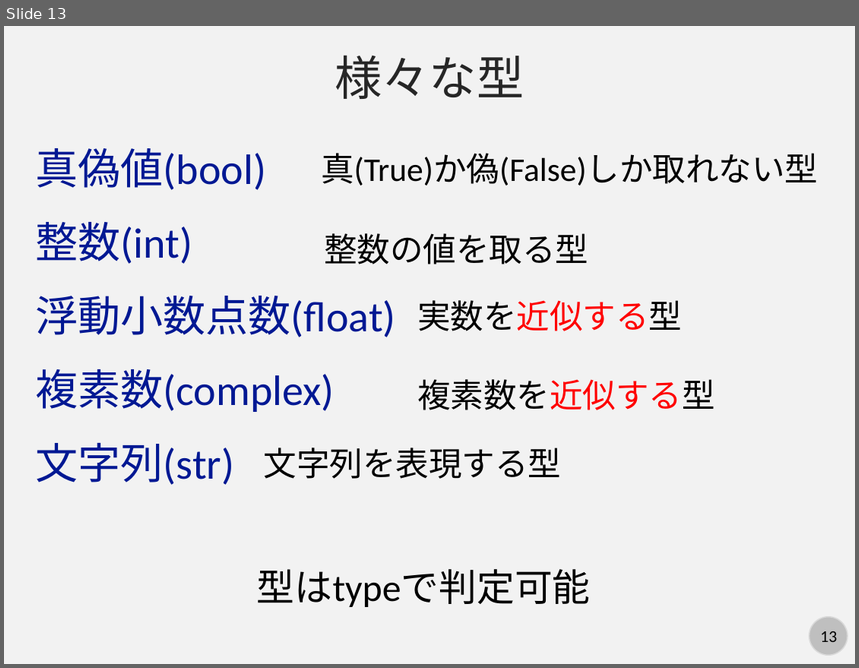
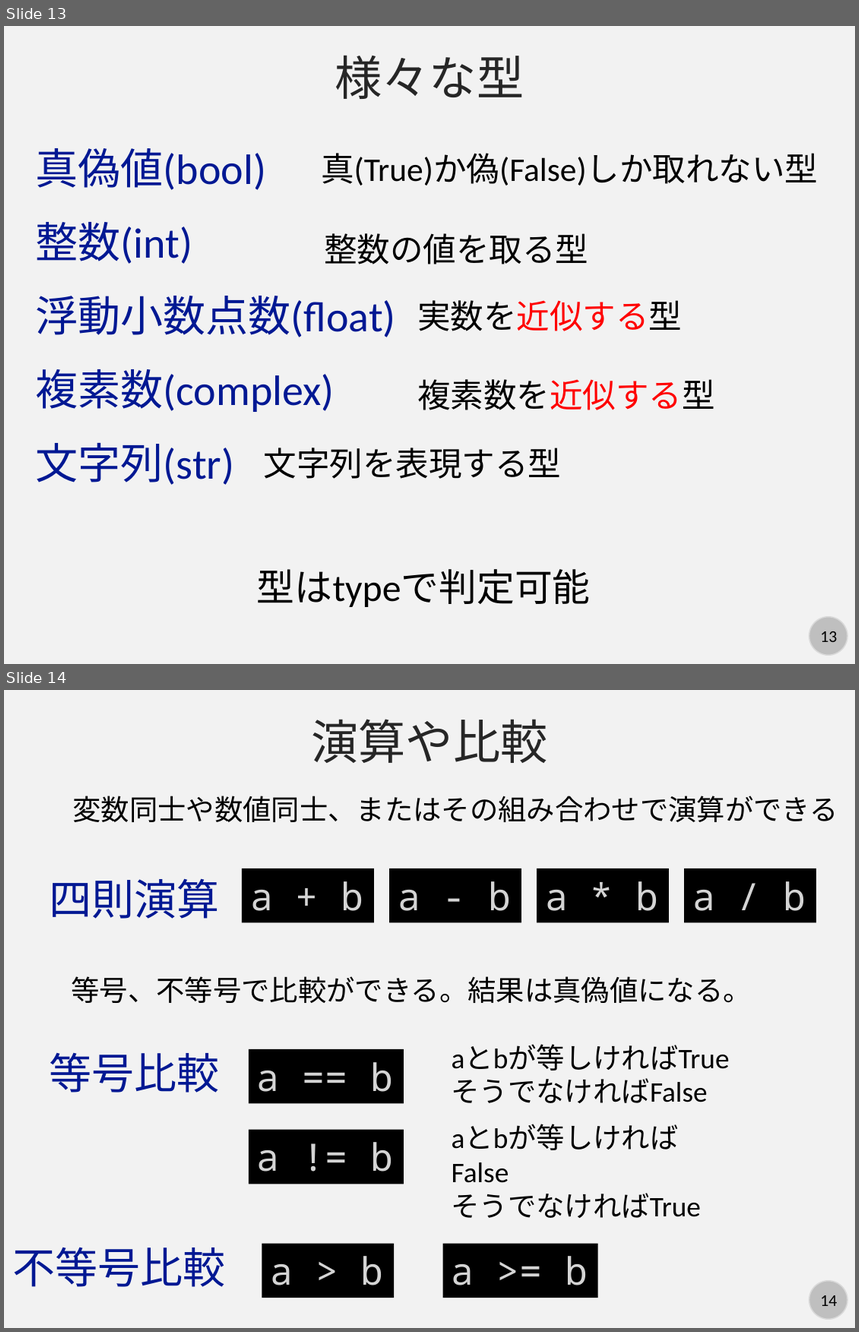
Before and after one commit to kaityo256/python_zero, a slide deck: basic/fig/slide.pptx. Shown one above the other, each under a label of ours: slide 13 before the commit, slides 13 and 14 after it. The pictures are 859x668 and 859x1332 pixels, drawn with LibreOffice and Linux fonts; fonts in the diff are those of the drawing. Boxes give left, top, right and bottom in pixels: in the first picture for what was removed or moved away, otherwise in the second. Text is boxed around its words. In the diff, an @@ line names an element or a change of style, - is before the commit and + after.

```diff
--- a/basic/fig/slide.pptx
+++ b/basic/fig/slide.pptx
@@ slide 14 added at [4,690,855,1328], background #F2F2F2; not listed: 2 template elements that a slide beside it also shows @@
@@ text added at [312,719,548,763], 40 pt, text #262626 @@
+演算や比較
@@ text added at [73,796,838,822], 24 pt, text #000000 @@
+変数同士や数値同士、またはその組み合わせで演算ができる
@@ rectangle added at [243,869,374,923], fill #000000, 32 pt, text #D4D4D4 @@
+a + b
@@ rectangle added at [389,869,522,923], fill #000000, 32 pt, text #D4D4D4 @@
+a - b
@@ rectangle added at [537,869,669,923], fill #000000, 32 pt, text #D4D4D4 @@
+a * b
@@ rectangle added at [684,869,816,923], fill #000000, 32 pt, text #D4D4D4 @@
+a / b
@@ text added at [49,878,219,919], 36 pt, text #011893 @@
+四則演算
@@ text added at [72,977,752,1003], 24 pt, text #000000 @@
+等号、不等号で比較ができる。結果は真偽値になる。
@@ text added at [49,1053,219,1093], 36 pt, text #011893 @@
+等号比較
@@ rectangle added at [248,1049,403,1103], fill #000000, 32 pt, text #D4D4D4 @@
+a == b
@@ text added at [452,1045,730,1103], 24 pt, text #000000 @@
+aとbが等しければTrue
+そうでなければFalse
@@ rectangle added at [248,1130,403,1185], fill #000000, 32 pt, text #D4D4D4 @@
+a != b
@@ text added at [452,1193,701,1218], 24 pt, text #000000 @@
+aとbが等しければFalse
+そうでなければTrue
@@ text added at [12,1247,225,1287], 36 pt, text #011893 @@
+不等号比較
@@ rectangle added at [262,1244,394,1299], fill #000000, 32 pt, text #D4D4D4 @@
+a > b
@@ rectangle added at [443,1244,598,1299], fill #000000, 32 pt, text #D4D4D4 @@
+a >= b
```
Also in this commit, not shown: 5 slides changed, 6 other slides added, 2 other files.
